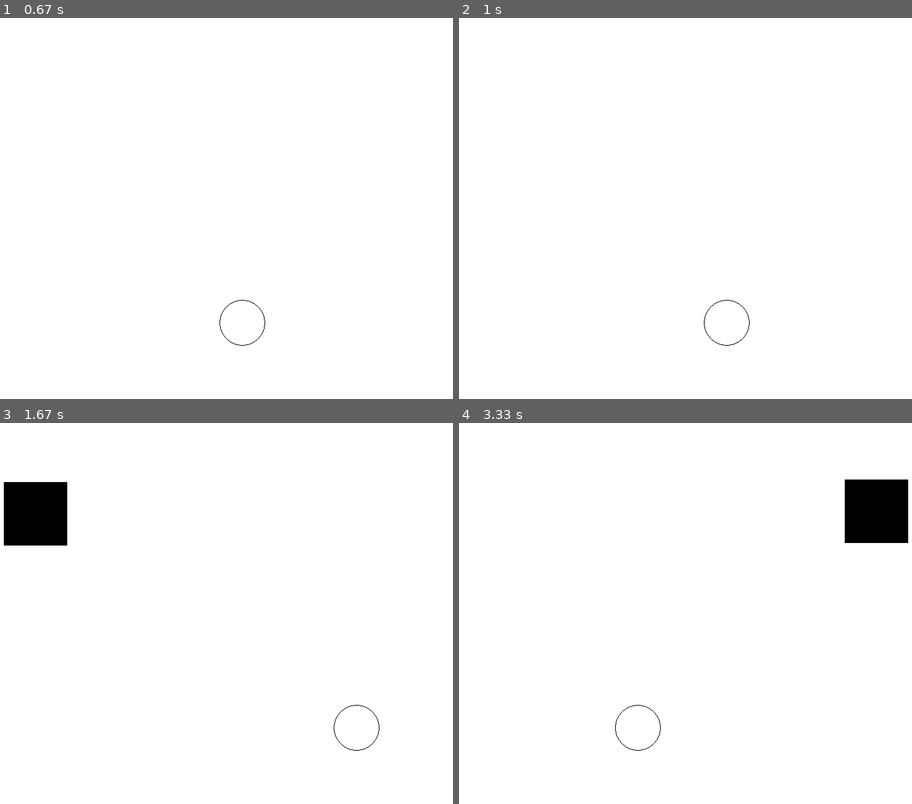
Above: before the commit, frames 1-4 (two rows, left to right).
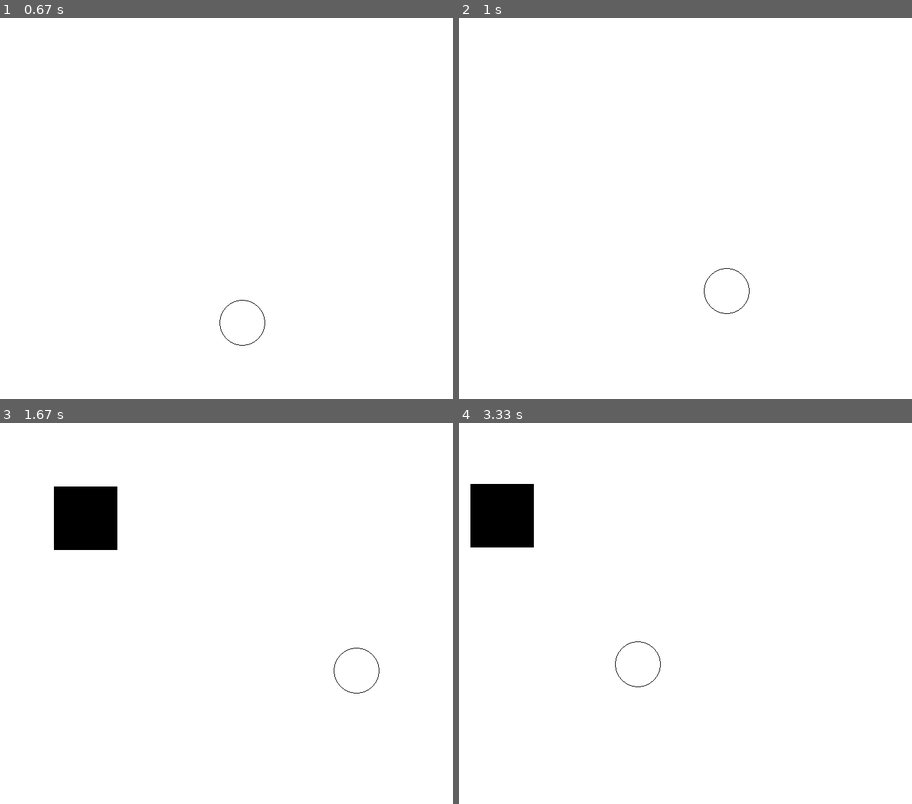
Above: after the commit, the same moments.

Repository: tmad4000/multiAgentPy
Game: pygame game, started from multiagent1.py
Two runs of this game, one before a commit and one after it. Both use one fixed random seed, a clock stepped at 60 frames per second and the inputs below.
Inputs:
- Up to frame 1 (0.67 s): hold Right from 0.33 s (still down)
- Up to frame 2 (1 s): release Right at 0.8 s; hold Up from 0.83 s (still down)
- Up to frame 3 (1.67 s): release Up at 1.13 s; hold Right 1.17-1.63 s
- Up to frame 4 (3.33 s): hold Left 1.67-2.2 s; hold Down 2.23-2.53 s; hold Left 2.57-2.97 s; hold Up from 3 s (still down)

Frame 1 is identical in both runs. In frame 2, less than 0.1% of the frame differs, in the area x 54-65%, y 65-86%; in frame 3, 3.9%; in frame 4, 4.8%, in the area x 2-100%, y 14-86%.

Commit message:
obstacle oop

Diff:
--- a/multiagent1.py
+++ b/multiagent1.py
@@ -31,6 +31,7 @@
         self.x_changeLeft = -5
         self.x_changeRight = 5
         self.car_width = 73
+        self.speed=5
 
     def nudgeLeft(self):
         self.x += self.x_changeLeft
@@ -38,9 +39,46 @@
     def nudgeRight(self):
         self.x += self.x_changeRight
 
+    def nudgeUp(self):
+        self.y -= self.speed
+
+    def nudgeDown(self):
+        self.y += self.speed
+
+
     def draw(self):
         circle = pygame.draw.circle(gameDisplay, (0, 0, 0), (int(self.x), int(self.y)), int(self.car_width/2), 1)
 
+
+
+class Obstacle:
+    def __init__(self,x=display_width * 0.45, y=display_height * 0.8):
+        thing_startx = random.randrange(0, display_width)
+        thing_starty = -600
+
+        self.x = thing_startx
+        self.y = thing_starty
+        self.color=black
+
+        self.vx = 0
+        self.vy = 7
+
+        self.w = 100
+        self.h = 100
+
+
+    def tick(self):
+        self.x += self.vx
+        self.y += self.vy
+
+        if self.y > display_height:
+            self.y = 0 - self.h
+            self.x = random.randrange(0,display_width)
+
+    def draw(self):
+        # circle = pygame.draw.circle(gameDisplay, (0, 0, 0), (int(self.x), int(self.y)), int(self.car_width/2), 1)
+        # things(thingx, thingy, thingw, thingh, color):
+        pygame.draw.rect(gameDisplay, self.color, [int(self.x), int(self.y), int(self.w), int(self.h)])
 
 
 
@@ -51,8 +89,8 @@
 
 
 
-def car(x,y):
-    circle = pygame.draw.circle(gameDisplay, (0, 0, 0), (int(x), int(y)), int(car_width/2), 1)
+# def car(x,y):
+#     circle = pygame.draw.circle(gameDisplay, (0, 0, 0), (int(x), int(y)), int(car_width/2), 1)
 
     # gameDisplay.blit(carImg,(x,y))
 
@@ -79,6 +117,7 @@
 
 def game_loop():
     theCar=Car()
+    obstacle=Obstacle()
     # x = (display_width * 0.45)
     # y = (display_height * 0.8)
 
@@ -95,6 +134,7 @@
     while not gameExit:
 
 
+        #left and right motion
         pressed = pygame.key.get_pressed()
         if pressed[pygame.K_LEFT]:
         # if event.key == pygame.K_LEFT:
@@ -105,7 +145,15 @@
             # x_change = 5
             theCar.nudgeRight()
 
+        if pressed[pygame.K_UP]:
+            theCar.nudgeUp()
+        if pressed[pygame.K_DOWN]:
+            theCar.nudgeDown()
+
+
         for event in pygame.event.get():
+
+            #wuitting
             if event.type == pygame.QUIT:
                 pygame.quit()
                 quit()
@@ -128,21 +176,24 @@
             #         x_change = 0
 
         # x += x_change
+
         gameDisplay.fill(white)
 
      ##########
         # things(thingx, thingy, thingw, thingh, color)
-        things(thing_startx, thing_starty, thing_width, thing_height, black)
-        thing_starty += thing_speed
+        # things(thing_startx, thing_starty, thing_width, thing_height, black)
+        obstacle.tick()
+        # thing_starty += thing_speed
         # car(x,y)
+        obstacle.draw()
         theCar.draw()
      ##########
         if theCar.x > display_width - theCar.car_width or theCar.x < 0:
             crash()
 
-        if thing_starty > display_height:
-            thing_starty = 0 - thing_height
-            thing_startx = random.randrange(0,display_width)
+        # if thing_starty > display_height:
+        #     thing_starty = 0 - thing_height
+        #     thing_startx = random.randrange(0,display_width)
 
 
         pygame.display.update()
